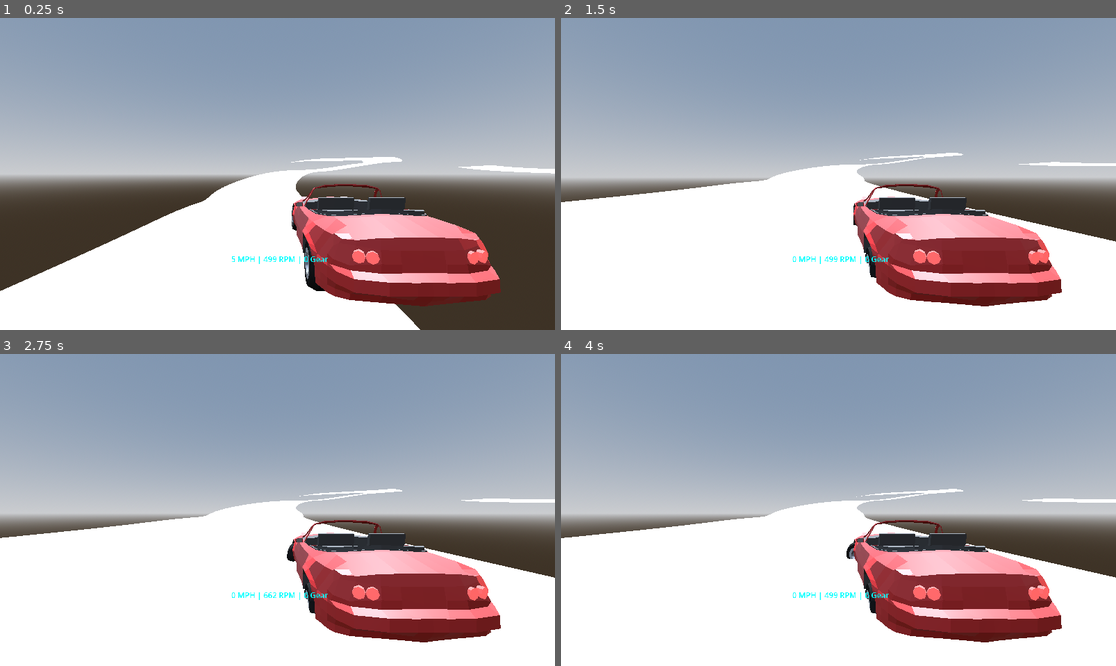
Above: before the commit, frames 1-4 (two rows, left to right).
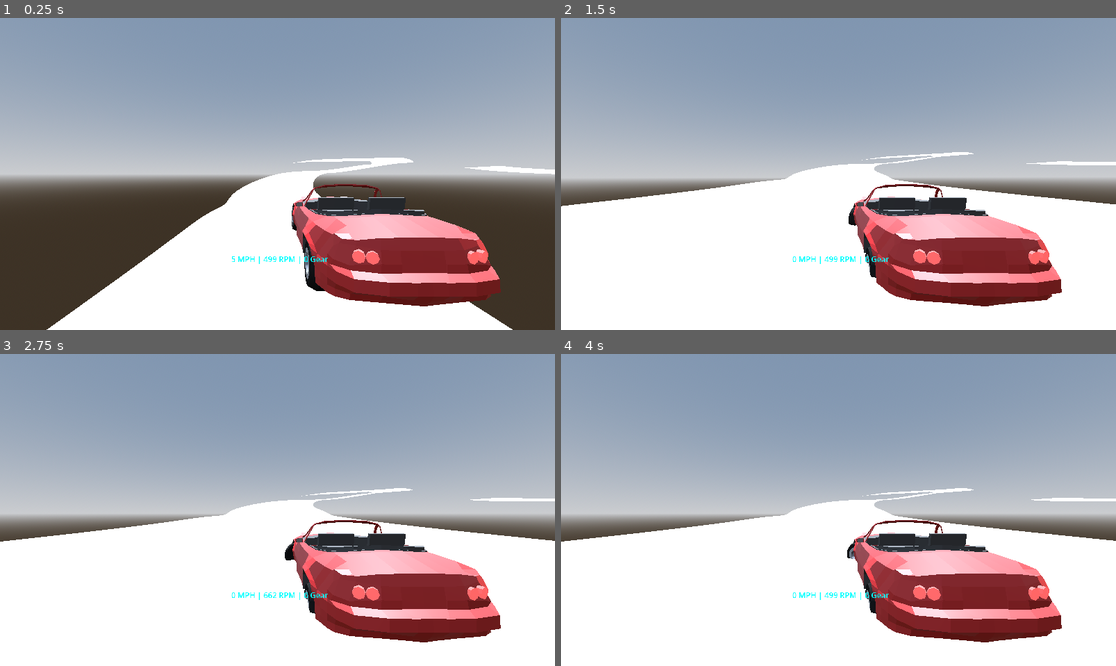
Above: after the commit, the same moments.

Repository: kakoiihito/Shift
Game: Godot game, scene res://IchiCircuit.tscn
Two runs of this game, one before a commit and one after it. Both use one fixed random seed, a clock stepped at 60 frames per second and the inputs below. This scene is started directly instead of the project's main scene.
Inputs:
- Up to frame 1 (0.25 s): no input
- Up to frame 2 (1.5 s): hold D (SteerRight) 0.53-1.28 s; hold Shift (Clutch) 0.53-1.28 s; hold S (Brake) from 1.28 s (still down); tap W (Gas) at 1.35 s
- Up to frame 3 (2.75 s): tap Enter at 2 s; release S (Brake) at 2.03 s; hold D (SteerRight) from 2.03 s (still down); hold G (Ignition) from 2.03 s (still down)
- Up to frame 4 (4 s): tap Space at 2.75 s; release D (SteerRight) at 2.78 s; release G (Ignition) at 2.78 s; hold E (ShiftUp) 2.78-3.53 s; tap Shift (Clutch) at 2.85 s; hold A (SteerLeft) from 3.53 s (still down); hold W (Gas) from 3.53 s (still down)

The runs differ from the first frame. In frame 1, 7.1% of the frame differs, in the area x 0-100%, y 44-100%; in frame 2, 3.7%; in frame 3, 3.6%; in frame 4, 3.6%.

Commit message:
turns out i was using aligning torque in the wrong place. fixed that

Diff:
--- a/Car/Scenes/Roadster.tscn
+++ b/Car/Scenes/Roadster.tscn
@@ -363,7 +363,7 @@
 
 [node name="WheelFrontLeft" type="RayCast3D" parent="." unique_id=2052019363]
 transform = Transform3D(1.5996491, 0.033507872, 0, -0.033507872, 1.5996491, 0, 0, 0, 1.6, -1.25, 0.65, -1.9)
-target_position = Vector3(0, -0.305, 0)
+target_position = Vector3(0, -0.299, 0)
 debug_shape_custom_color = Color(0, 0, 1, 1)
 script = ExtResource("1_03rhi")
 
@@ -376,7 +376,7 @@
 
 [node name="WheelFrontRight" type="RayCast3D" parent="." unique_id=1038542688]
 transform = Transform3D(1.5996464, -0.033507824, 0.0027925256, 0.033507872, 1.5996491, 1.2150399e-11, -0.0027919128, 5.8482234e-05, 1.5999975, 1.25, 0.65, -1.9)
-target_position = Vector3(0, -0.305, 0)
+target_position = Vector3(0, -0.299, 0)
 debug_shape_custom_color = Color(0, 0, 1, 1)
 script = ExtResource("1_03rhi")
 
@@ -389,7 +389,7 @@
 
 [node name="WheelRearLeft" type="RayCast3D" parent="." unique_id=2031816737]
 transform = Transform3D(1.5992861, 0.047465704, -0.0055850428, -0.04746599, 1.5992959, 1.3814422e-11, 0.005582585, 0.00016568723, 1.5999902, -1.25, 0.6, 1.9)
-target_position = Vector3(0, -0.305, 0)
+target_position = Vector3(0, -0.299, 0)
 debug_shape_custom_color = Color(0, 0, 1, 1)
 script = ExtResource("1_03rhi")
 
@@ -402,7 +402,7 @@
 
 [node name="WheelRearRight" type="RayCast3D" parent="." unique_id=305259289]
 transform = Transform3D(1.5992861, 0.047465704, 0.0055850428, -0.04746599, 1.5992959, -1.3814422e-11, -0.005582585, -0.00016568723, 1.5999902, 1.25, 0.6, 1.9)
-target_position = Vector3(0, -0.305, 0)
+target_position = Vector3(0, -0.299, 0)
 debug_shape_custom_color = Color(0, 0, 1, 1)
 script = ExtResource("1_03rhi")
 
--- a/Car/Scripts/RuntimeData.gd
+++ b/Car/Scripts/RuntimeData.gd
@@ -22,3 +22,4 @@
 var longitude_force = [0.0, 0.0, 0.0, 0.0]
 var lateral_force = [0.0, 0.0, 0.0, 0.0]
 var slip_ratio = [0.0, 0.0, 0.0, 0.0]
+var aligning_torque = [0.0, 0.0, 0.0, 0.0]
--- a/Car/Scripts/steering.gd
+++ b/Car/Scripts/steering.gd
@@ -3,17 +3,26 @@
 @export var car: RigidBody3D
 @onready var Values: Resource
 
-
+var speed_factor_coeff = 0.03
 
 func steering_proccess(delta: float) -> void:
 
 	var input_turn = Input.get_action_strength("SteerLeft") - Input.get_action_strength("SteerRight")
-	var steering_amount = input_turn * Values.max_tire_turn_angle
+	var speed = car.linear_velocity.length()
+	var speed_factor = 1.0 / (1.0 + pow(speed * speed_factor_coeff, 2))
+	var steering_amount = (input_turn * deg_to_rad(Values.max_tire_turn_angle) * speed_factor) / Values.steering_ratio
+	var max_angle = deg_to_rad(Values.max_tire_turn_angle)
 
-	if abs(input_turn) < 0.01:
-		var target = clamp(steering_amount, -Values.max_tire_turn_angle, Values.max_tire_turn_angle)
-		car.fl_wheel.rotation.y = move_toward(car.fl_wheel.rotation.y, target, Values.tire_turn_speed * delta)
-		car.fr_wheel.rotation.y = move_toward(car.fr_wheel.rotation.y, target, Values.tire_turn_speed * delta)
+	var target_fl := 0.0
+	var target_fr := 0.0
+
+	var mz_to_angle = 1.0 / (Values.steering_stiffness * Values.steering_ratio)
+
+	if abs(input_turn) == 0.0:
+		target_fl = clamp(target_fl - Data.aligning_torque[0] * mz_to_angle, -max_angle, max_angle)
+		target_fr = clamp(target_fr - Data.aligning_torque[1] * mz_to_angle, -max_angle, max_angle)
+		car.fl_wheel.rotation.y = move_toward(car.fl_wheel.rotation.y, target_fl, Values.tire_turn_speed * delta)
+		car.fr_wheel.rotation.y = move_toward(car.fr_wheel.rotation.y, target_fr, Values.tire_turn_speed * delta)
 		return
 
 
@@ -24,17 +33,17 @@
 	var inner = atan(L / (R - W * 0.5))
 	var outer = atan(L / (R + W * 0.5))
 
-	var target_fl := 0.0
-	var target_fr := 0.0
+	if steering_amount > 0.0:
 
-	if steering_amount > 0.0:
-		# Turning left
-		target_fr = -inner
-		target_fl = -outer
+		target_fr = inner
+		target_fl = outer
 	else:
-		# Turning right
-		target_fl = inner
-		target_fr = outer
+
+		target_fl = -inner
+		target_fr = -outer
+
+	target_fl = clamp(target_fl - Data.aligning_torque[0] * mz_to_angle, -max_angle, max_angle)
+	target_fr = clamp(target_fr - Data.aligning_torque[1] * mz_to_angle, -max_angle, max_angle)
 
 	car.fl_wheel.rotation.y = move_toward(
 		car.fl_wheel.rotation.y,
--- a/Car/Scripts/values.gd
+++ b/Car/Scripts/values.gd
@@ -30,8 +30,10 @@
 	######################
 
 @export_group("Steering")
-@export var max_tire_turn_angle = 40.0
+@export var max_tire_turn_angle = 900.0
+@export var steering_ratio = 15.0
 @export var tire_turn_speed = 3.0
+@export var steering_stiffness = 20000
 
 	###################
 	# BRAKE VARIABLES #
--- a/Car/Scripts/wheel.gd
+++ b/Car/Scripts/wheel.gd
@@ -14,16 +14,13 @@
 var lateral_force = Data.lateral_force
 var camber:float
 var slip_angle = [0.0, 0.0, 0.0, 0.0]
-var aligning_torque = [0.0, 0.0, 0.0, 0.0]
 
 func _get_point_velocity(point: Vector3) -> Vector3:
 	return car.linear_velocity + car.angular_velocity.cross(point - car.global_position)
 
 func _get_wheel_forces(ray: RayCast3D):
 
-
 	var wheel_index = ray.get_meta("wheel_index")
-
 
 	camber  =(Values.camber_angles[wheel_index]) + (Values.camber_gain[wheel_index] * Data.compression[wheel_index])
 	var velocity_at_wheel = _get_point_velocity(ray.get_collision_point())
@@ -105,12 +102,11 @@
 
 		var Mz_ = -trail * (lateral_force[wheel_index] - SVyk)
 
-		aligning_torque[wheel_index] = Mz_ + Mzr + s * longitude_force[wheel_index]
+		Data.aligning_torque[wheel_index] = (Mz_ + Mzr + s * longitude_force[wheel_index]) * 1000.0
 
 		var combined_force = (longitude_force[wheel_index] * -ray.global_transform.basis.z) +(lateral_force[wheel_index] * side_dir) # both vectors combined
 		var force_pos = ray.get_collision_point() - car.global_position
 		car.apply_force(combined_force , force_pos)
-		car.apply_torque(aligning_torque[wheel_index] * ray.global_transform.basis.y)
 
 func _get_wheel_angular_velocity(ray: RayCast3D,delta: float):
 	var wheel_inertia = 0.6 * Values.wheel_mass * Values.wheel_radius * Values.wheel_radius
--- a/IchiCircuit.tscn
+++ b/IchiCircuit.tscn
@@ -29,12 +29,16 @@
 directional_shadow_max_distance = 1.0
 
 [node name="Node3D" parent="." unique_id=1502971588 instance=ExtResource("2_7i8jn")]
-transform = Transform3D(1, 0, 0, 0, 1, 0, 0, 0, 1, -41.00177, -5.1359425, 175.93083)
+transform = Transform3D(1, 0, 0, 0, 1, 0, 0, 0, 1, -59.82886, -5.1359425, 209.16011)
+mass = 950.0
 
 [node name="track" parent="." unique_id=946924307 instance=ExtResource("2_byp7f")]
 transform = Transform3D(0.78149873, 0, -0.62390685, 0, 1, 0, 0.62390685, 0, 0.78149873, -7.1644135, 0, 64.63144)
 
-[node name="StaticBody3D" type="StaticBody3D" parent="track/Plane" parent_id_path=PackedInt32Array(946924307, 1848645835) index="0" unique_id=1628542869]
+[node name="Plane" parent="track" index="1" unique_id=1848645835]
+transform = Transform3D(3.269, 0, 0, 0, 1.308, 0, 0, 0, 17, 0, 0, 0)
+
+[node name="StaticBody3D" type="StaticBody3D" parent="track/Plane" index="0" unique_id=1628542869]
 
 [node name="CollisionShape3D" type="CollisionShape3D" parent="track/Plane/StaticBody3D" unique_id=362384057]
 shape = SubResource("ConcavePolygonShape3D_byp7f")
